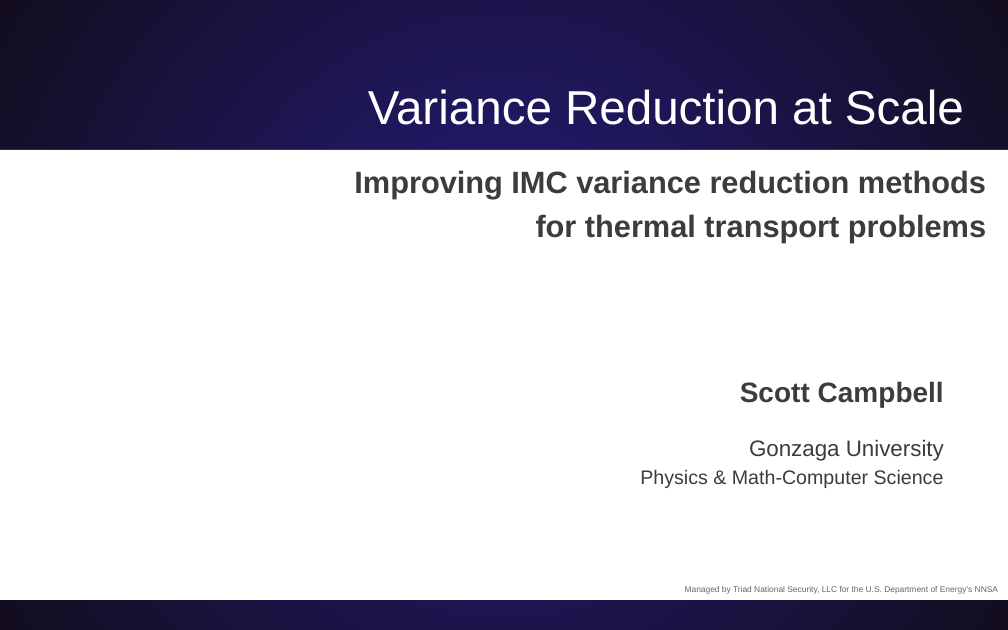
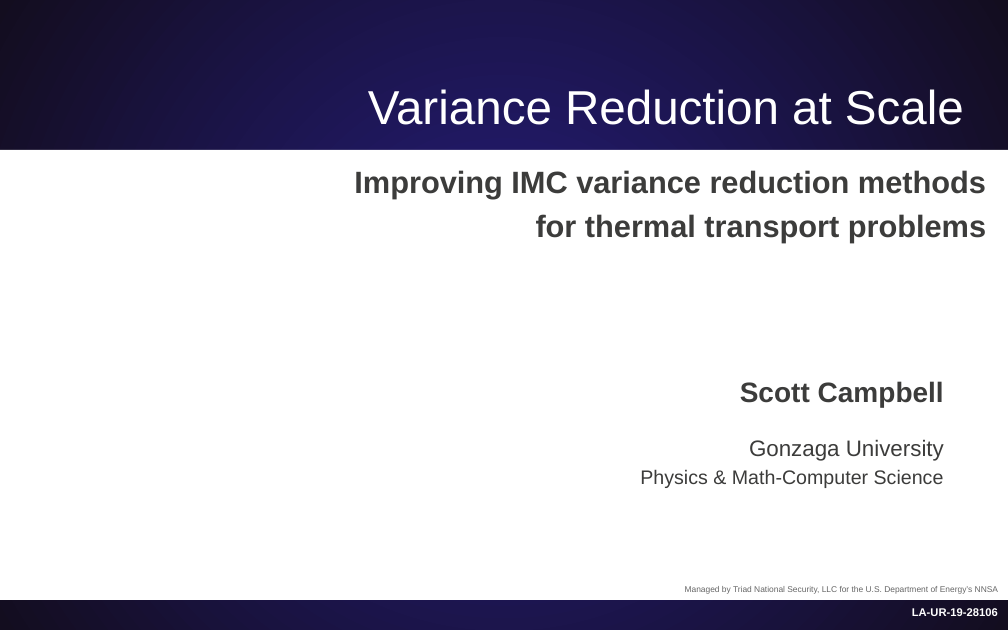
Before and after one commit to ScottCampbellBoise/XCP_Workshop_Report, a slide deck: slide 2 of Poster and Presentation/Campbell_Scott_Variance_Reduction.pptx. Drawn at 1008x630 pixels with LibreOffice and Linux fonts; fonts in the diff are those of the drawing; background and template pictures are left out. Boxes give left, top, right and bottom in pixels: in the first picture for what was removed or moved away, otherwise in the second. Text is boxed around its words. In the diff, an @@ line names an element or a change of style, - is before the commit and + after.

```diff
--- a/Poster and Presentation/Campbell_Scott_Variance_Reduction.pptx
+++ b/Poster and Presentation/Campbell_Scott_Variance_Reduction.pptx
@@ text added at [912, 608, 998, 616], 8 pt, text #FFFFFF, bold @@
+LA-UR-19-28106
```
Also in this commit, not shown: 2 other files.
